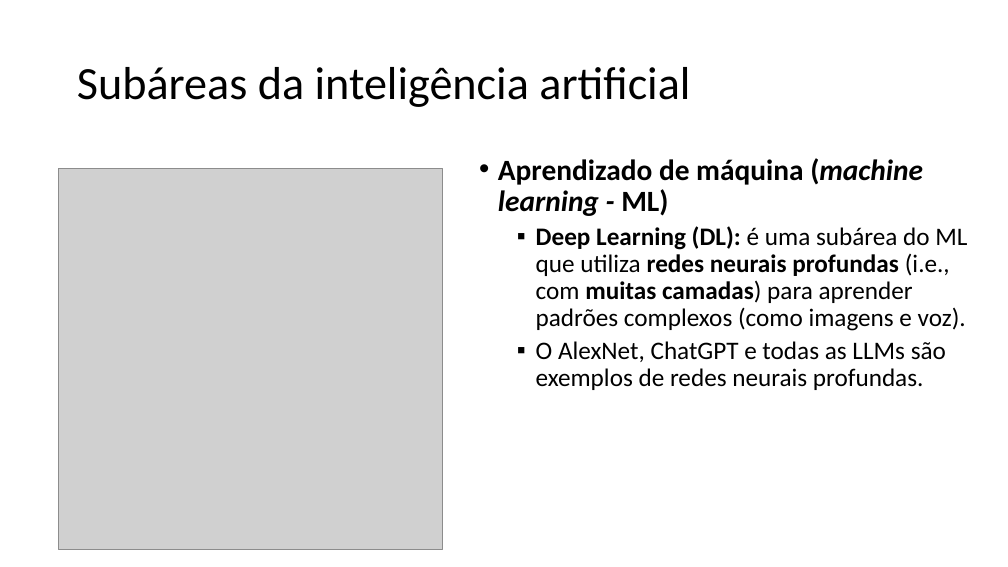
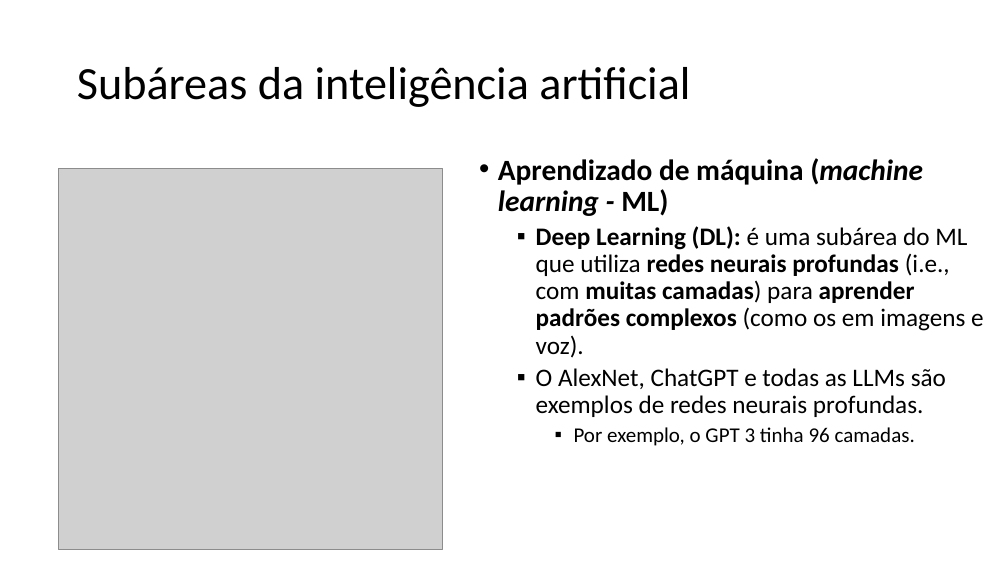
Before and after one commit to zz4fap/c24_inteligencia_artificial, a slide deck: slide 48 of slides/C24_Introdução.pptx (slide 45 before the commit). Drawn at 1008x567 pixels with LibreOffice and Linux fonts; fonts in the diff are those of the drawing; grey boxes stand for pictures. Boxes give left, top, right and bottom in pixels: in the first picture for what was removed or moved away, otherwise in the second. Text is boxed around its words. In the diff, an @@ line names an element or a change of style, - is before the commit and + after.

```diff
--- a/slides/C24_Introdução.pptx
+++ b/slides/C24_Introdução.pptx
@@ text at (x1=536, y1=226, x2=984, y2=358): text changed; bold on @@
-  ▪ Deep Learning (DL): é uma subárea do ML que utiliza redes neurais profundas (i.e., com muitas camadas) para aprender padrões complexos (como imagens e voz).
+  ▪ Deep Learning (DL): é uma subárea do ML que utiliza redes neurais profundas (i.e., com muitas camadas) para aprender padrões complexos (como os em imagens e voz).
@@ text at (x1=574, y1=427, x2=915, y2=446): paragraph added @@
+    ▪ Por exemplo, o GPT 3 tinha 96 camadas.
```
Also in this commit, not shown: 33 other slides changed, 3 slides added, 1 other file.
